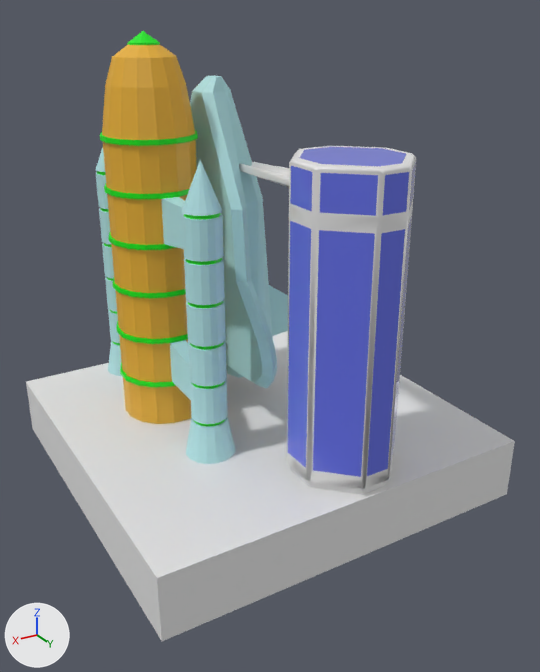
What one commit did to the FBX model Assets/Models/launch_pad.fbx.
Rendered twice from a camera (50 mm lens) standing at (110.4, 188.6, 80.1) and looking at (5.3, 13.5, -7.5). The axes (+X, +Y, +Z) are drawn at lower left. The lights are the same throughout. Where no turn or scale is listed for an object, it has been applied to the vertices.

In view in the first picture: 'Cube', 'Cube.001', 'spaceship', 'tower'.
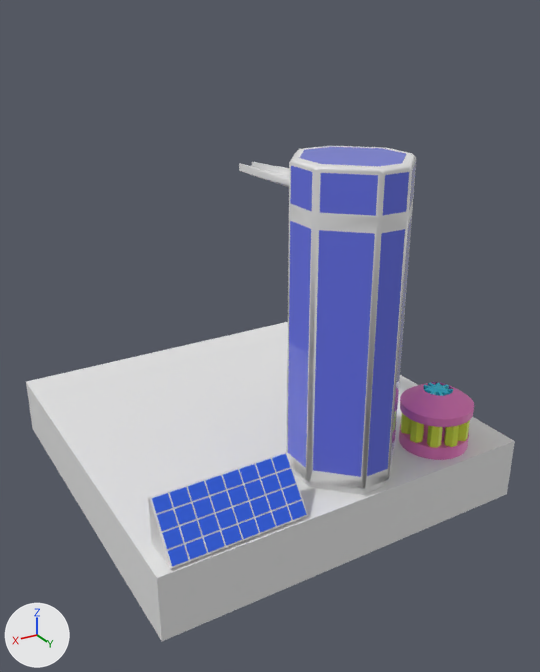
Pixel boxes [x1, y1, x2, y2] of what changed, in the pictures (540 x 672 px):
'spaceship', deleted: before [96, 31, 288, 464]
    faces in mat_shuttle_001 (cyan #b3e4e7): [96, 75, 288, 464]
    faces in mat_tank_001 (orange #e7af32): [102, 45, 197, 424]
    faces in mat_rings_shuttle_001 (green #00e70d): [97, 31, 225, 426]
'solar', added (blue): after [148, 452, 308, 569]
    faces in mat_soloar (blue #295fe7): [152, 454, 307, 566]
    faces in mat_white_spaces (white #e7e7e7): [148, 452, 308, 569]
'Cylinder', added (pink): after [399, 382, 474, 460]
    faces in mat_battery2 (pink #e779bf): [399, 382, 474, 460]
    faces in mat_battery1 (yellow #d7e742): [401, 413, 470, 448]
    faces in mat_ark (cyan #36cfe7): [424, 383, 453, 396]

The change, as a diff of the scene's bpy script:
```diff
--- a/Assets/Models/launch_pad.fbx.py
+++ b/Assets/Models/launch_pad.fbx.py
@@ mat_soloar @@
+mat_soloar = principled_material('soloar')
+mat_soloar.base_color = (0.0226, 0.115, 0.8)  # blue #295fe7
@@ mat_white_spaces @@
+mat_white_spaces = principled_material('white spaces')
+mat_white_spaces.base_color = (0.8, 0.8, 0.8)  # white #e7e7e7
@@ mat_battery2 @@
+mat_battery2 = principled_material('battery2')
+mat_battery2.base_color = (0.8, 0.193, 0.522)  # pink #e77abf
@@ mat_ark @@
+mat_ark = principled_material('ark')
+mat_ark.base_color = (0.0366, 0.627, 0.8)  # cyan #36cfe7
@@ mat_battery1 @@
+mat_battery1 = principled_material('battery1')
+mat_battery1.base_color = (0.68, 0.8, 0.0538)  # yellow #d7e742
@@ me_cylinder_001 @@
+me_cylinder_001.from_pydata(...)  # 420 vertices, 215 faces; spans x -18.7..18.8, y 16.7..28.3, z -21.4..9.0
+# faces by material slot: [162, 53]
+me_cylinder_001.materials.append(mat_soloar)  # blue #295fe7
+me_cylinder_001.materials.append(mat_white_spaces)  # white #e7e7e7
@@ me_cylinder @@
+me_cylinder.from_pydata(...)  # 438 vertices, 370 faces; spans x -10.5..10.5, y -10.5..10.5, z -10.0..8.5
+# faces by material slot: [81, 263, 26]
+me_cylinder.materials.append(mat_battery1)  # yellow #d7e742
+me_cylinder.materials.append(mat_battery2)  # pink #e77abf
+me_cylinder.materials.append(mat_ark)  # cyan #36cfe7
@@ ob_spaceship @@
-ob_spaceship = bpy.data.objects.new('spaceship', me_cylinder_002)
-ob_spaceship.location = (0.0, -13.7, 29.7)
@@ ob_solar @@
+ob_solar = bpy.data.objects.new('solar', me_cylinder_001)
+ob_solar.location = (41.1, 32.3, -31.5)
@@ ob_cylinder @@
+ob_cylinder = bpy.data.objects.new('Cylinder', me_cylinder)
+ob_cylinder.location = (-29.9, 48.7, -26.9)
```
